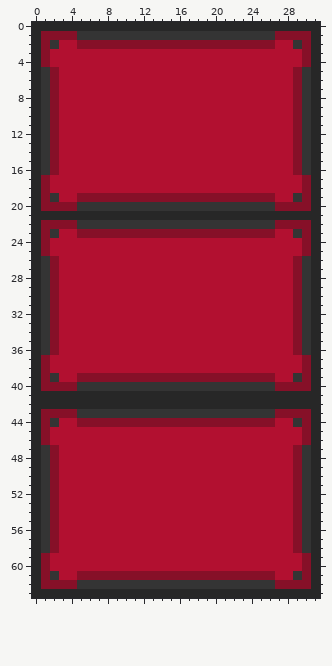
Two versions of one pixel-art file, Assets/Sprites/Walls/Act3/TripleWall.aseprite. The first picture shows the starting point.
32x64 pixels, 1 frame.
New version:
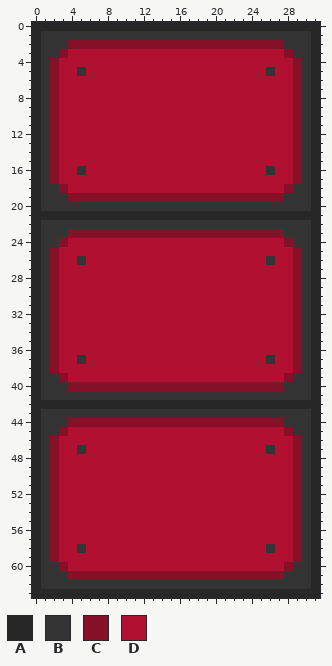
Palette (. is transparent): A #272727  B #343434  C #861028  D #b21030
The edit:
@@ x 0..31 @@
  0 AAAAAAAAAAAAAAAAAAAAAAAAAAAAAAAA
- 1 ACCCCBBBBBBBBBBBBBBBBBBBBBBCCCCA
- 2 ACBDDCCCCCCCCCCCCCCCCCCCCCCDDBCA
- 3 ACDDDDDDDDDDDDDDDDDDDDDDDDDDDDCA
- 4 ACDDDDDDDDDDDDDDDDDDDDDDDDDDDDCA
- 5 ABCDDDDDDDDDDDDDDDDDDDDDDDDDDCBA
+ 1 ABBBBBBBBBBBBBBBBBBBBBBBBBBBBBBA
+ 2 ABBBCCCCCCCCCCCCCCCCCCCCCCCCBBBA
+ 3 ABBCDDDDDDDDDDDDDDDDDDDDDDDDCBBA
+ 4 ABCDDDDDDDDDDDDDDDDDDDDDDDDDDCBA
+ 5 ABCDDBDDDDDDDDDDDDDDDDDDDDBDDCBA
  6 ABCDDDDDDDDDDDDDDDDDDDDDDDDDDCBA
@@ x 0..31 @@
 15 ABCDDDDDDDDDDDDDDDDDDDDDDDDDDCBA
-16 ABCDDDDDDDDDDDDDDDDDDDDDDDDDDCBA
-17 ACDDDDDDDDDDDDDDDDDDDDDDDDDDDDCA
-18 ACDDDDDDDDDDDDDDDDDDDDDDDDDDDDCA
-19 ACBDDCCCCCCCCCCCCCCCCCCCCCCDDBCA
-20 ACCCCBBBBBBBBBBBBBBBBBBBBBBCCCCA
+16 ABCDDBDDDDDDDDDDDDDDDDDDDDBDDCBA
+17 ABCDDDDDDDDDDDDDDDDDDDDDDDDDDCBA
+18 ABBCDDDDDDDDDDDDDDDDDDDDDDDDCBBA
+19 ABBBCCCCCCCCCCCCCCCCCCCCCCCCBBBA
+20 ABBBBBBBBBBBBBBBBBBBBBBBBBBBBBBA
 21 AAAAAAAAAAAAAAAAAAAAAAAAAAAAAAAA
-22 ACCCCBBBBBBBBBBBBBBBBBBBBBBCCCCA
-23 ACBDDCCCCCCCCCCCCCCCCCCCCCCDDBCA
-24 ACDDDDDDDDDDDDDDDDDDDDDDDDDDDDCA
-25 ACDDDDDDDDDDDDDDDDDDDDDDDDDDDDCA
-26 ABCDDDDDDDDDDDDDDDDDDDDDDDDDDCBA
+22 ABBBBBBBBBBBBBBBBBBBBBBBBBBBBBBA
+23 ABBBCCCCCCCCCCCCCCCCCCCCCCCCBBBA
+24 ABBCDDDDDDDDDDDDDDDDDDDDDDDDCBBA
+25 ABCDDDDDDDDDDDDDDDDDDDDDDDDDDCBA
+26 ABCDDBDDDDDDDDDDDDDDDDDDDDBDDCBA
 27 ABCDDDDDDDDDDDDDDDDDDDDDDDDDDCBA
@@ x 0..31 @@
 36 ABCDDDDDDDDDDDDDDDDDDDDDDDDDDCBA
-37 ACDDDDDDDDDDDDDDDDDDDDDDDDDDDDCA
-38 ACDDDDDDDDDDDDDDDDDDDDDDDDDDDDCA
-39 ACBDDCCCCCCCCCCCCCCCCCCCCCCDDBCA
-40 ACCCCBBBBBBBBBBBBBBBBBBBBBBCCCCA
-41 AAAAAAAAAAAAAAAAAAAAAAAAAAAAAAAA
+37 ABCDDBDDDDDDDDDDDDDDDDDDDDBDDCBA
+38 ABCDDDDDDDDDDDDDDDDDDDDDDDDDDCBA
+39 ABBCDDDDDDDDDDDDDDDDDDDDDDDDCBBA
+40 ABBBCCCCCCCCCCCCCCCCCCCCCCCCBBBA
+41 ABBBBBBBBBBBBBBBBBBBBBBBBBBBBBBA
 42 AAAAAAAAAAAAAAAAAAAAAAAAAAAAAAAA
-43 ACCCCBBBBBBBBBBBBBBBBBBBBBBCCCCA
-44 ACBDDCCCCCCCCCCCCCCCCCCCCCCDDBCA
-45 ACDDDDDDDDDDDDDDDDDDDDDDDDDDDDCA
-46 ACDDDDDDDDDDDDDDDDDDDDDDDDDDDDCA
-47 ABCDDDDDDDDDDDDDDDDDDDDDDDDDDCBA
+43 ABBBBBBBBBBBBBBBBBBBBBBBBBBBBBBA
+44 ABBBCCCCCCCCCCCCCCCCCCCCCCCCBBBA
+45 ABBCDDDDDDDDDDDDDDDDDDDDDDDDCBBA
+46 ABCDDDDDDDDDDDDDDDDDDDDDDDDDDCBA
+47 ABCDDBDDDDDDDDDDDDDDDDDDDDBDDCBA
 48 ABCDDDDDDDDDDDDDDDDDDDDDDDDDDCBA
@@ x 0..31 @@
 57 ABCDDDDDDDDDDDDDDDDDDDDDDDDDDCBA
-58 ABCDDDDDDDDDDDDDDDDDDDDDDDDDDCBA
-59 ACDDDDDDDDDDDDDDDDDDDDDDDDDDDDCA
-60 ACDDDDDDDDDDDDDDDDDDDDDDDDDDDDCA
-61 ACBDDCCCCCCCCCCCCCCCCCCCCCCDDBCA
-62 ACCCCBBBBBBBBBBBBBBBBBBBBBBCCCCA
+58 ABCDDBDDDDDDDDDDDDDDDDDDDDBDDCBA
+59 ABCDDDDDDDDDDDDDDDDDDDDDDDDDDCBA
+60 ABBCDDDDDDDDDDDDDDDDDDDDDDDDCBBA
+61 ABBBCCCCCCCCCCCCCCCCCCCCCCCCBBBA
+62 ABBBBBBBBBBBBBBBBBBBBBBBBBBBBBBA
 63 AAAAAAAAAAAAAAAAAAAAAAAAAAAAAAAA
Where, in picture pixels (left, top, right, bottom), the same in both pictures:
changed: (41, 31, 86, 76)
changed: (266, 31, 311, 76)
changed: (41, 166, 86, 265)
changed: (266, 166, 311, 265)
changed: (41, 355, 311, 454)
changed: (41, 544, 86, 589)
changed: (266, 544, 311, 589)
